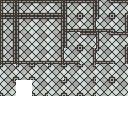
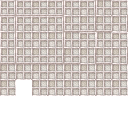
Revision of a layered w=128, h=128 image; what changed, layer by layer:
showed group "FRAMED" (13 layers) over bbox(0, 0, 128, 96)
added layer "pale_oak_framed_glass_pane" in group "FRAMED" over bbox(0, 0, 128, 96)
hid group "LEADED" (17 layers) over bbox(0, 0, 128, 96)
hid "white_leaded_glass_pane" over bbox(0, 0, 128, 96)
